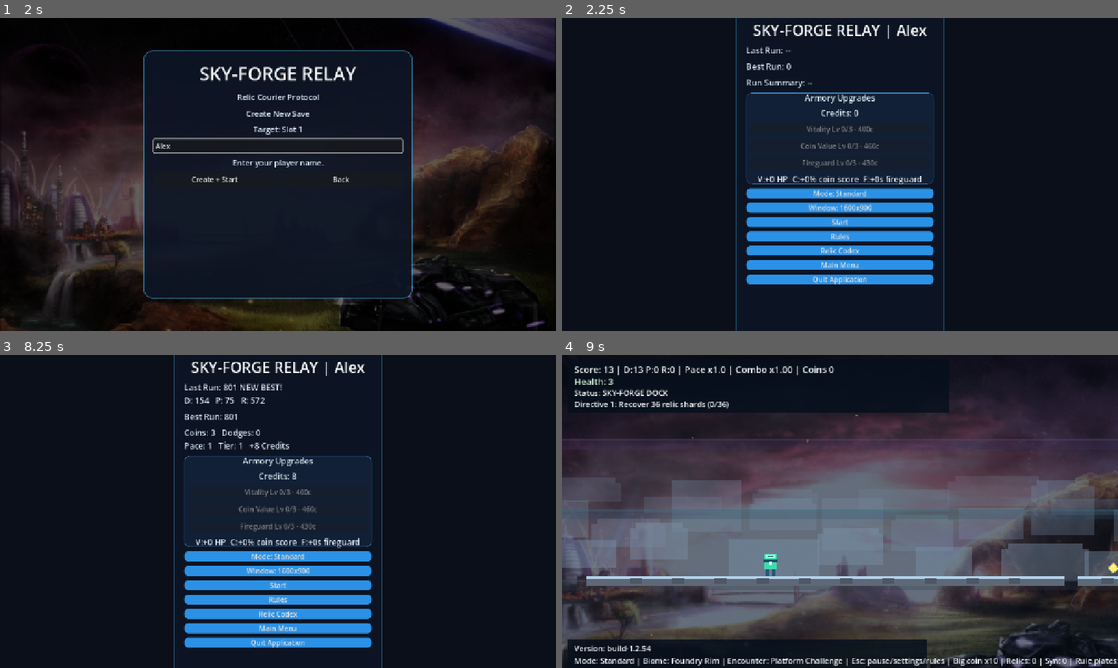
Above: before the commit, frames 1-4 (two rows, left to right).
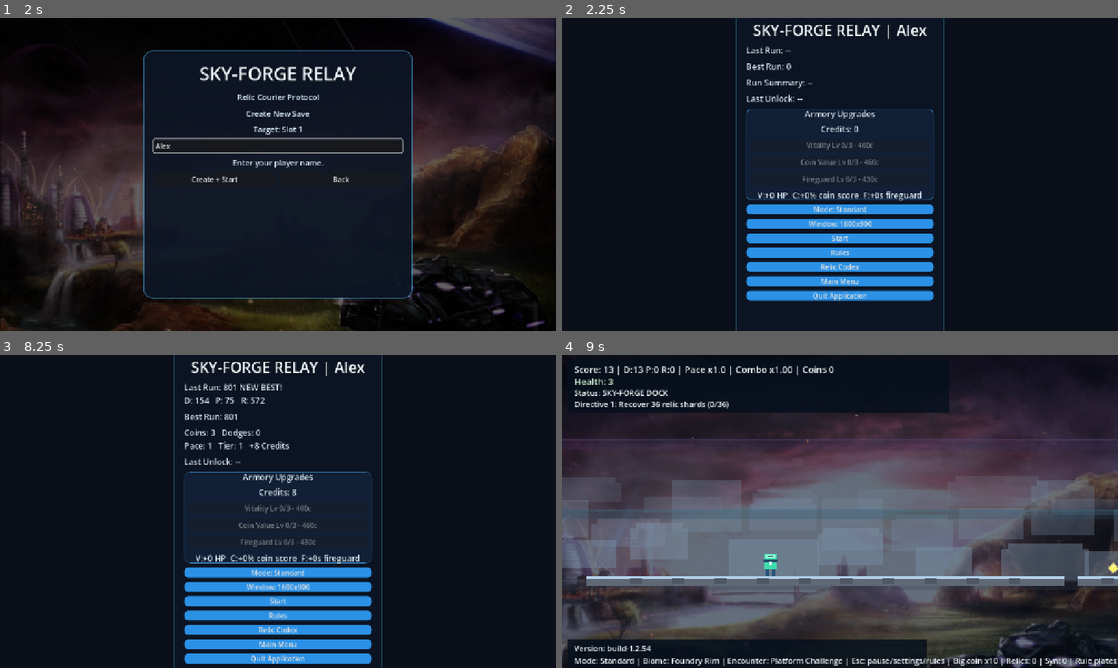
Above: after the commit, the same moments.

Repository: DKE-DEV-33/Endless-Runner-Redux
Game: Godot game, scene res://scenes/Splash.tscn
The game is run twice, just before and just after one commit, with the same random seed, the same clock (stepped at 60 frames per second) and the same inputs.
Inputs (mouse positions are in pixels of both pictures, inside the frame that each line leads up to):
- Up to frame 1 (2 s): click "New Game" at 0.5 s; click (278, 146) at 1.27 s; type "Alex" at 1.35 s
- Up to frame 2 (2.25 s): click "Create + Start" at 2 s
- Up to frame 3 (8.25 s): click "Start" at 2.75 s; tap Enter at 3.5 s; hold Right (ui_right) 3.53-5.03 s; tap Space (jump) at 3.77, 4.52, 6.02, 6.77, 7.52 s; hold Left (ui_left) 5.03-5.78 s; hold Right (ui_right) 5.78-7.28 s; hold Left (ui_left) 7.28-8 s; click "Back to Menu" at 8 s
- Up to frame 4 (9 s): click "Start" at 8.75 s

Frame 1 is identical in both runs. In frame 2, 7.7% of the frame differs, in the area x 33-67%, y 23-91%; in frame 3, 7.8%, in the area x 33-67%, y 32-99%; in frame 4, nothing differs.

Commit message:
Show last relic unlock on menu summary

Diff:
--- a/scenes/Menu.tscn
+++ b/scenes/Menu.tscn
@@ -140,6 +140,13 @@
 horizontal_alignment = 0
 label_settings = SubResource("2")
 
+[node name="RelicHistoryLabel" type="Label" parent="Card/Center"]
+layout_mode = 2
+text = "Last Unlock: --"
+size_flags_horizontal = 3
+horizontal_alignment = 0
+label_settings = SubResource("2")
+
 [node name="ArmoryCard" type="Panel" parent="Card/Center"]
 layout_mode = 2
 size_flags_horizontal = 3
--- a/scripts/menu.gd
+++ b/scripts/menu.gd
@@ -28,6 +28,7 @@
 @onready var last_score_label: Label = $Card/Center/LastScoreLabel
 @onready var best_score_label: Label = $Card/Center/BestScoreLabel
 @onready var summary_label: Label = $Card/Center/SummaryLabel
+@onready var relic_history_label: Label = $Card/Center/RelicHistoryLabel
 @onready var title_label: Label = $Card/Center/Title
 @onready var mode_button: Button = $Card/Center/ModeButton
 @onready var ui_scale_button: Button = $Card/Center/UiScaleButton
@@ -139,14 +140,20 @@
 	var last_coins: int = int(get_tree().get_meta("last_coins_collected", 0))
 	var last_credits_earned: int = int(get_tree().get_meta("last_credits_earned", 0))
 	var is_new_best: bool = bool(get_tree().get_meta("is_new_best", false)) or bool(get_tree().get_meta("new_best", false))
+	var last_unlock: String = String(get_tree().get_meta("last_meta_unlock", ""))
 
 	if has_last:
 		var suffix: String = " NEW BEST!" if is_new_best else ""
 		last_score_label.text = "Last Run: %d%s\nD: %d   P: %d   R: %d" % [last_score, suffix, last_distance, last_pickup, last_risk]
 		summary_label.text = "Coins: %d   Dodges: %d\nPace: %d   Tier: %d   +%d Credits" % [last_coins, last_dodges, last_max_pace, last_tier, last_credits_earned]
+		if last_unlock == "":
+			relic_history_label.text = "Last Unlock: --"
+		else:
+			relic_history_label.text = "Last Unlock: %s" % last_unlock
 	else:
 		last_score_label.text = "Last Run: --"
 		summary_label.text = "Run Summary: --"
+		relic_history_label.text = "Last Unlock: --"
 
 	best_score_label.text = "Best Run: %d" % best_score
 
